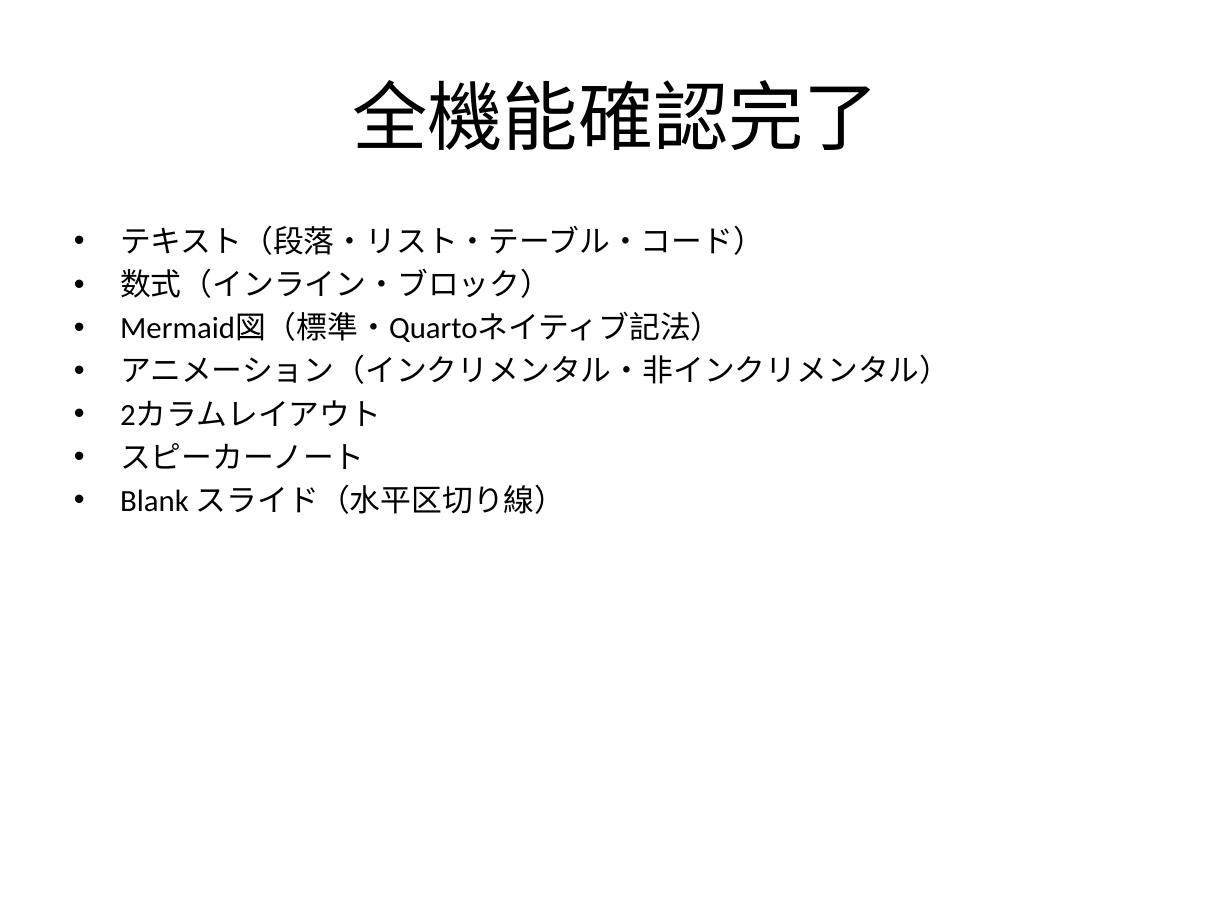
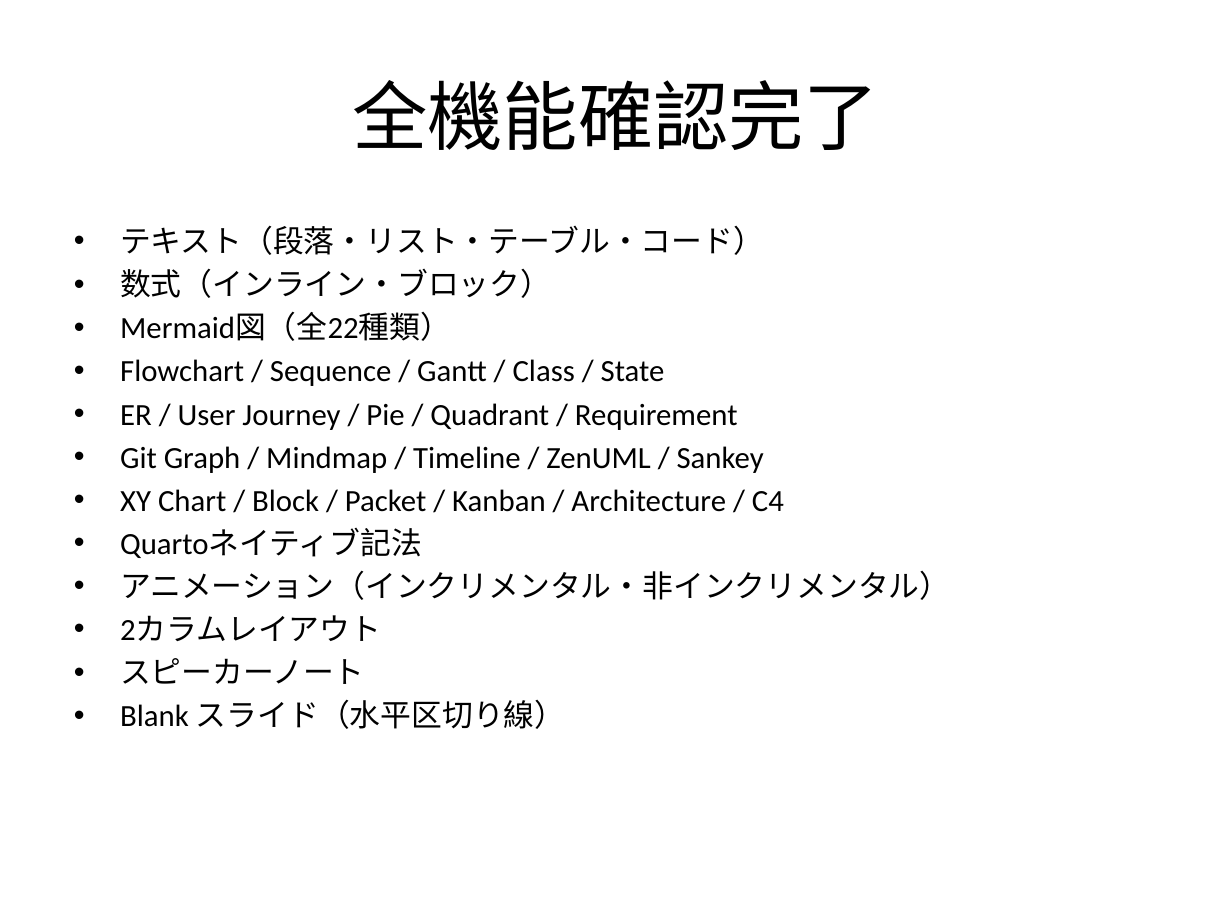
Before and after one commit to notfolder/qmd_to_pptx, a slide deck: slide 43 of demo_full.pptx (slide 24 before the commit). Drawn at 1232x924 pixels with LibreOffice and Linux fonts; fonts in the diff are those of the drawing. Boxes give left, top, right and bottom in pixels: in the first picture for what was removed or moved away, otherwise in the second. Text is boxed around its words. In the diff, an @@ line names an element or a change of style, - is before the commit and + after.

Commit message:
デモ用QMDファイルを更新し、Mermaid図のセクションを整理。新しい図の種類を追加し、各図の説明を明確化。

```diff
--- a/demo_full.pptx
+++ b/demo_full.pptx
@@ text at [120,312,784,558]: text changed @@
-• Mermaid図（標準・Quartoネイティブ記法）
+• Mermaid図（全22種類）
+• Flowchart / Sequence / Gantt / Class / State
+• ER / User Journey / Pie / Quadrant / Requirement
+• Git Graph / Mindmap / Timeline / ZenUML / Sankey
+• XY Chart / Block / Packet / Kanban / Architecture / C4
+• Quartoネイティブ記法
```
Also in this commit, not shown: 2 other slides changed, 20 slides added, 1 slide removed, 1 other file.
